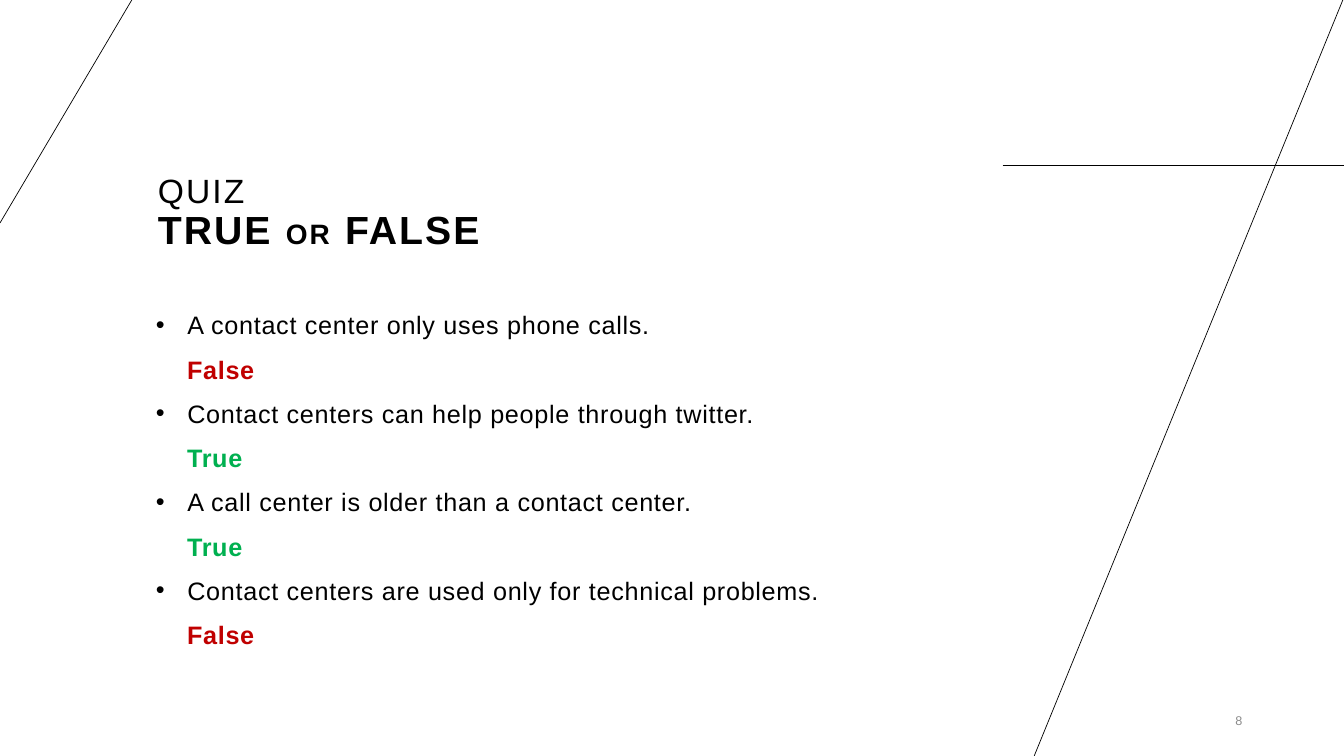
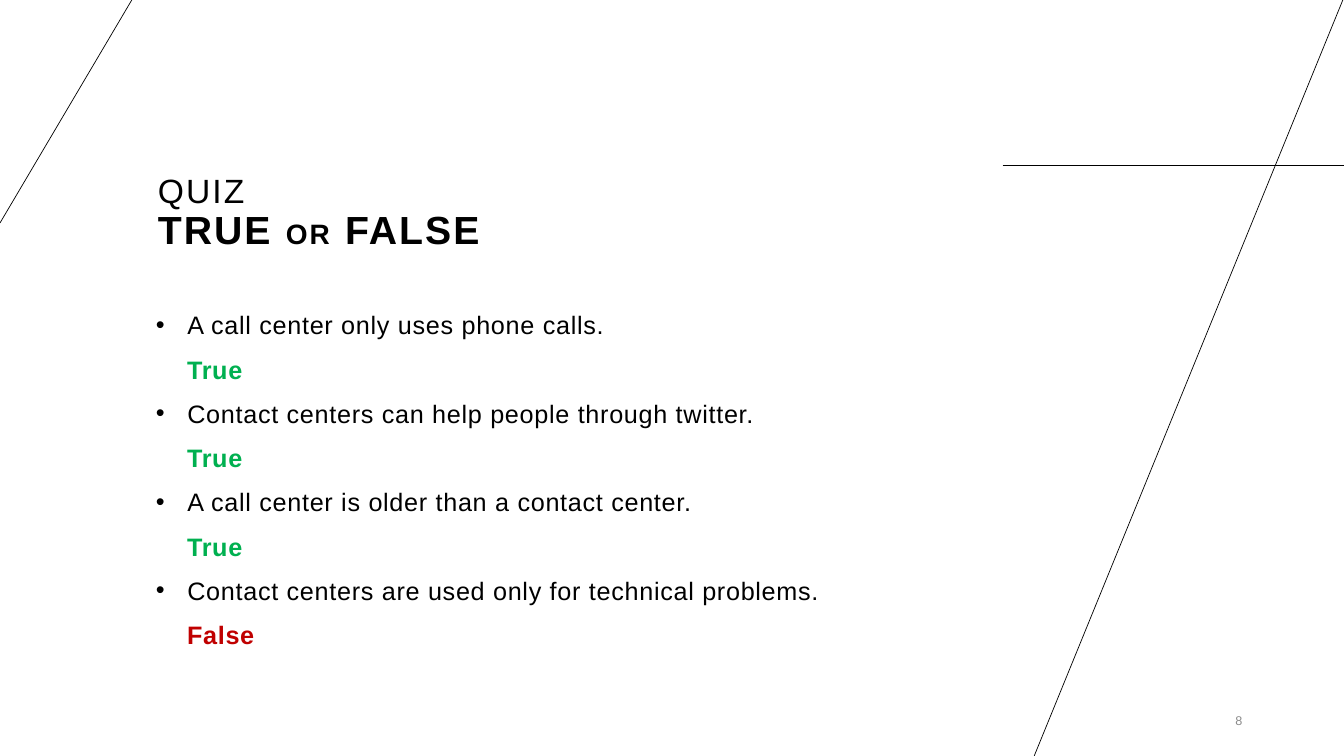
Before and after one commit to moazmohamed20-ist/internship-material, a slide deck: slide 8 of Slides/Introduction to Contact Center.pptx. Drawn at 1344x756 pixels with LibreOffice and Linux fonts; fonts in the diff are those of the drawing. Boxes give left, top, right and bottom in pixels: in the first picture for what was removed or moved away, otherwise in the second. Text is boxed around its words. In the diff, an @@ line names an element or a change of style, - is before the commit and + after.

```diff
--- a/Slides/Introduction to Contact Center.pptx
+++ b/Slides/Introduction to Contact Center.pptx
@@ text at (187,315,604,380): text changed @@
-• A contact center only uses phone calls.
-  False
+• A call center only uses phone calls.
+  True
```
Also in this commit, not shown: 2 other slides changed.
